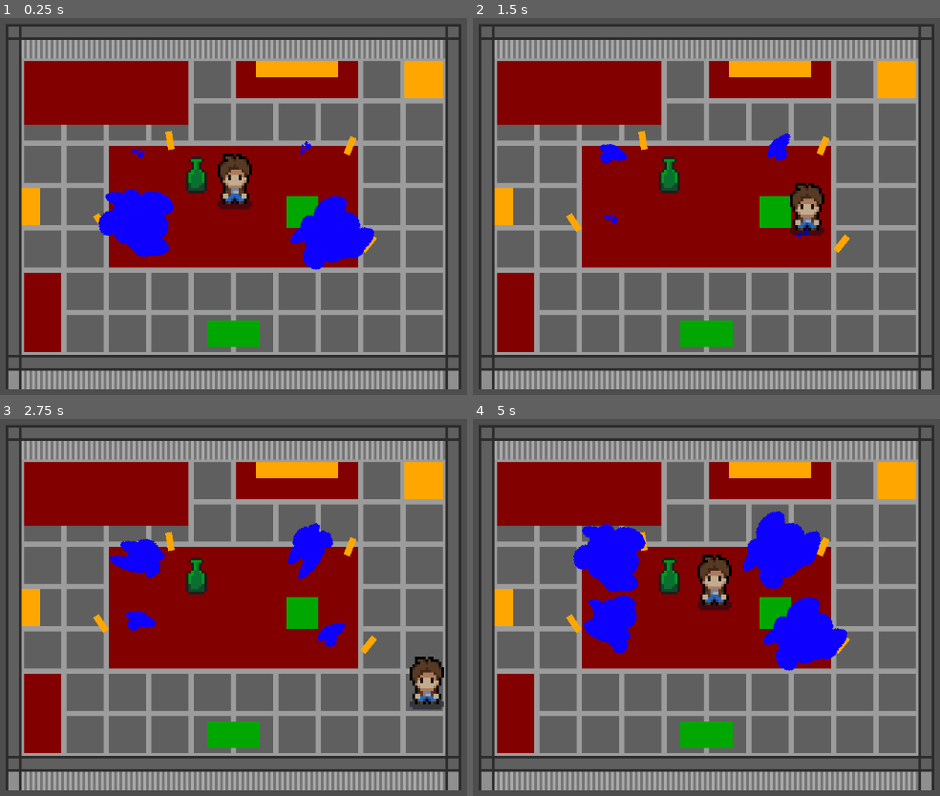
Above: before the commit, frames 1-4 (two rows, left to right).
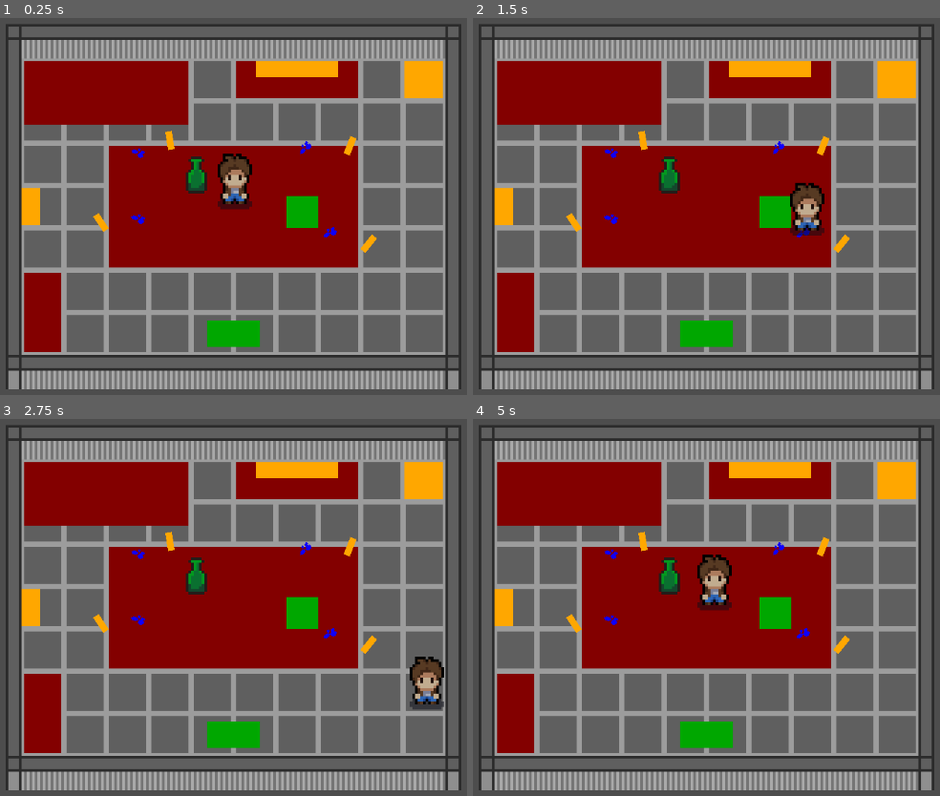
Above: after the commit, the same moments.

Repository: doneganmicah/BrackeysGameJam2024-2
Game: Godot game, scene res://scenes/level_proto.tscn
The game is run twice, just before and just after one commit, with the same random seed, the same clock (stepped at 60 frames per second) and the same inputs. This scene is started directly instead of the project's main scene.
Inputs:
- Up to frame 1 (0.25 s): no input
- Up to frame 2 (1.5 s): hold D (player_right) 0.53-1.28 s; tap E (player_interact) at 0.6, 1.35 s; hold S (player_down) from 1.28 s (still down)
- Up to frame 3 (2.75 s): release S (player_down) at 2.03 s; hold D (player_right) from 2.03 s (still down); tap E (player_interact) at 2.1 s
- Up to frame 4 (5 s): release D (player_right) at 2.78 s; hold W (player_up) 2.78-3.53 s; tap E (player_interact) at 2.85, 3.6, 4.35 s; hold A (player_left) from 3.53 s (still down)

The runs differ from the first frame. In frame 1, 4.1% of the frame differs, in the area x 21-81%, y 45-67%; in frame 2, 0.4%; in frame 3, 2.0%; in frame 4, 7.2%, in the area x 21-81%, y 24-67%.

Commit message:
Finished Bucket game

Diff:
--- a/assets/hazard_water_leak.tres
+++ b/assets/hazard_water_leak.tres
@@ -1,10 +1,6 @@
 [gd_resource type="SpriteFrames" load_steps=7 format=3 uid="uid://dlcln0yjt22yu"]
 
 [ext_resource type="Texture2D" uid="uid://cqorj10u0nllb" path="res://assets/placeholder_water_puddle.png" id="1_2h1to"]
-
-[sub_resource type="AtlasTexture" id="AtlasTexture_lfler"]
-atlas = ExtResource("1_2h1to")
-region = Rect2(0, 0, 64, 64)
 
 [sub_resource type="AtlasTexture" id="AtlasTexture_ed17i"]
 atlas = ExtResource("1_2h1to")
@@ -22,12 +18,13 @@
 atlas = ExtResource("1_2h1to")
 region = Rect2(64, 0, 64, 64)
 
+[sub_resource type="AtlasTexture" id="AtlasTexture_lfler"]
+atlas = ExtResource("1_2h1to")
+region = Rect2(0, 0, 64, 64)
+
 [resource]
 animations = [{
 "frames": [{
-"duration": 1.0,
-"texture": SubResource("AtlasTexture_lfler")
-}, {
 "duration": 1.0,
 "texture": SubResource("AtlasTexture_ed17i")
 }, {
@@ -39,8 +36,11 @@
 }, {
 "duration": 1.0,
 "texture": SubResource("AtlasTexture_wmotl")
+}, {
+"duration": 1.0,
+"texture": SubResource("AtlasTexture_lfler")
 }],
 "loop": true,
 "name": &"default",
-"speed": 1.0
+"speed": 0.0
 }]
--- a/scenes/hazards/hazard_water_leak.tscn
+++ b/scenes/hazards/hazard_water_leak.tscn
@@ -1,9 +1,9 @@
-[gd_scene load_steps=13 format=3 uid="uid://ckif30bwjtonq"]
+[gd_scene load_steps=19 format=3 uid="uid://ckif30bwjtonq"]
 
 [ext_resource type="PhysicsMaterial" uid="uid://db7taetd4wmjn" path="res://materials/physics/phy_mat_bucket.tres" id="1_iahnv"]
 [ext_resource type="Script" path="res://scripts/hazards/hazard_water_leak.gd" id="1_qhabx"]
-[ext_resource type="Texture2D" uid="uid://cigtt0p6jyn1" path="res://assets/placeholder_blocks.png" id="2_i2nm6"]
-[ext_resource type="SpriteFrames" uid="uid://dlcln0yjt22yu" path="res://assets/hazard_water_leak.tres" id="4_0qxjn"]
+[ext_resource type="Texture2D" uid="uid://cigtt0p6jyn1" path="res://assets/placeholder_assets/placeholder_blocks.png" id="2_i2nm6"]
+[ext_resource type="Texture2D" uid="uid://cqorj10u0nllb" path="res://assets/placeholder_water_puddle.png" id="4_02lvl"]
 
 [sub_resource type="RectangleShape2D" id="RectangleShape2D_ivmgs"]
 size = Vector2(7.98619, 7)
@@ -29,6 +29,49 @@
 [sub_resource type="CircleShape2D" id="CircleShape2D_0r74p"]
 radius = 5.0
 
+[sub_resource type="AtlasTexture" id="AtlasTexture_ed17i"]
+atlas = ExtResource("4_02lvl")
+region = Rect2(256, 0, 64, 64)
+
+[sub_resource type="AtlasTexture" id="AtlasTexture_3s06t"]
+atlas = ExtResource("4_02lvl")
+region = Rect2(192, 0, 64, 64)
+
+[sub_resource type="AtlasTexture" id="AtlasTexture_ago36"]
+atlas = ExtResource("4_02lvl")
+region = Rect2(128, 0, 64, 64)
+
+[sub_resource type="AtlasTexture" id="AtlasTexture_wmotl"]
+atlas = ExtResource("4_02lvl")
+region = Rect2(64, 0, 64, 64)
+
+[sub_resource type="AtlasTexture" id="AtlasTexture_lfler"]
+atlas = ExtResource("4_02lvl")
+region = Rect2(0, 0, 64, 64)
+
+[sub_resource type="SpriteFrames" id="SpriteFrames_txx6u"]
+animations = [{
+"frames": [{
+"duration": 1.0,
+"texture": SubResource("AtlasTexture_ed17i")
+}, {
+"duration": 1.0,
+"texture": SubResource("AtlasTexture_3s06t")
+}, {
+"duration": 1.0,
+"texture": SubResource("AtlasTexture_ago36")
+}, {
+"duration": 1.0,
+"texture": SubResource("AtlasTexture_wmotl")
+}, {
+"duration": 1.0,
+"texture": SubResource("AtlasTexture_lfler")
+}],
+"loop": true,
+"name": &"default",
+"speed": 0.0
+}]
+
 [sub_resource type="CircleShape2D" id="CircleShape2D_urp3s"]
 radius = 5.0
 
@@ -38,8 +81,14 @@
 [sub_resource type="CircleShape2D" id="CircleShape2D_lhhr4"]
 radius = 5.0
 
-[node name="HazardWaterLeak" type="Node2D"]
+[node name="HazardWaterLeak" type="Node2D" node_paths=PackedStringArray("puddle_tr", "puddle_br", "puddle_tl", "puddle_bl")]
 script = ExtResource("1_qhabx")
+time_till_puddle_recesses = 600
+puddle_target = 600
+puddle_tr = NodePath("Puddles/Puddle4/AnimatedSprite2D")
+puddle_br = NodePath("Puddles/Puddle2/AnimatedSprite2D")
+puddle_tl = NodePath("Puddles/Puddle1/AnimatedSprite2D")
+puddle_bl = NodePath("Puddles/Puddle3/AnimatedSprite2D")
 
 [node name="Bucket" type="RigidBody2D" parent="." groups=["Bucket"]]
 z_index = 10
@@ -66,7 +115,9 @@
 sprite_frames = SubResource("SpriteFrames_1huxy")
 autoplay = "default"
 
-[node name="Area2D" type="Area2D" parent="Bucket"]
+[node name="Area2D" type="Area2D" parent="Bucket" groups=["Bucket"]]
+collision_layer = 256
+collision_mask = 256
 
 [node name="CollisionShape2D" type="CollisionShape2D" parent="Bucket/Area2D"]
 position = Vector2(0, 1)
@@ -88,6 +139,8 @@
 z_index = 5
 position = Vector2(-37, -12)
 rotation = 0.319687
+collision_layer = 256
+collision_mask = 256
 
 [node name="CollisionShape2D" type="CollisionShape2D" parent="Puddles/Puddle1"]
 z_index = 5
@@ -95,7 +148,7 @@
 
 [node name="AnimatedSprite2D" type="AnimatedSprite2D" parent="Puddles/Puddle1"]
 scale = Vector2(0.442, 0.472)
-sprite_frames = ExtResource("4_0qxjn")
+sprite_frames = SubResource("SpriteFrames_txx6u")
 autoplay = "default"
 frame_progress = 0.76772
 
@@ -103,6 +156,8 @@
 z_index = 5
 position = Vector2(36, 19)
 rotation = -0.583854
+collision_layer = 256
+collision_mask = 256
 
 [node name="CollisionShape2D" type="CollisionShape2D" parent="Puddles/Puddle2"]
 z_index = 5
@@ -110,7 +165,7 @@
 
 [node name="AnimatedSprite2D" type="AnimatedSprite2D" parent="Puddles/Puddle2"]
 scale = Vector2(0.472, 0.472)
-sprite_frames = ExtResource("4_0qxjn")
+sprite_frames = SubResource("SpriteFrames_txx6u")
 autoplay = "default"
 frame_progress = 0.209651
 
@@ -118,6 +173,8 @@
 z_index = 5
 position = Vector2(-37, 13)
 rotation = 0.259347
+collision_layer = 256
+collision_mask = 256
 
 [node name="CollisionShape2D" type="CollisionShape2D" parent="Puddles/Puddle3"]
 z_index = 5
@@ -125,15 +182,15 @@
 
 [node name="AnimatedSprite2D" type="AnimatedSprite2D" parent="Puddles/Puddle3"]
 scale = Vector2(0.472, 0.472)
-sprite_frames = ExtResource("4_0qxjn")
-autoplay = "default"
-frame = 4
-frame_progress = 1.0
+sprite_frames = SubResource("SpriteFrames_txx6u")
+autoplay = "default"
 
 [node name="Puddle4" type="Area2D" parent="Puddles"]
 z_index = 5
 position = Vector2(27, -13)
 rotation = -0.924263
+collision_layer = 256
+collision_mask = 256
 
 [node name="CollisionShape2D" type="CollisionShape2D" parent="Puddles/Puddle4"]
 z_index = 5
@@ -141,6 +198,15 @@
 
 [node name="AnimatedSprite2D" type="AnimatedSprite2D" parent="Puddles/Puddle4"]
 scale = Vector2(0.472, 0.472)
-sprite_frames = ExtResource("4_0qxjn")
+sprite_frames = SubResource("SpriteFrames_txx6u")
 autoplay = "default"
 frame_progress = 0.926866
+
+[connection signal="area_entered" from="Puddles/Puddle1" to="." method="_on_puddle_area_entered" binds= [3]]
+[connection signal="area_exited" from="Puddles/Puddle1" to="." method="_on_puddle_area_exited" binds= [3]]
+[connection signal="area_entered" from="Puddles/Puddle2" to="." method="_on_puddle_area_entered" binds= [2]]
+[connection signal="area_exited" from="Puddles/Puddle2" to="." method="_on_puddle_area_exited" binds= [2]]
+[connection signal="area_entered" from="Puddles/Puddle3" to="." method="_on_puddle_area_entered" binds= [4]]
+[connection signal="area_exited" from="Puddles/Puddle3" to="." method="_on_puddle_area_exited" binds= [4]]
+[connection signal="area_entered" from="Puddles/Puddle4" to="." method="_on_puddle_area_entered" binds= [1]]
+[connection signal="area_exited" from="Puddles/Puddle4" to="." method="_on_puddle_area_exited" binds= [1]]
--- a/scenes/level_proto.tscn
+++ b/scenes/level_proto.tscn
@@ -157,11 +157,12 @@
 color = Color(1, 0.654902, 0, 1)
 polygon = PackedVector2Array(-10, -10, 10, -10, 10, 10, -10, 10)
 
-[node name="GameHandler" type="Node" parent="." node_paths=PackedStringArray("_player", "_interval_timer")]
+[node name="GameHandler" type="Node" parent="." node_paths=PackedStringArray("_player", "_interval_timer", "haz_water_leak")]
 script = ExtResource("1_jutxf")
-_time_multiplier = 10
+attempt_leak_max = 60
 _player = NodePath("../Player")
 _interval_timer = NodePath("Timer")
+haz_water_leak = NodePath("../HazardWaterLeak")
 
 [node name="Timer" type="Timer" parent="GameHandler"]
 script = SubResource("GDScript_tcg43")
@@ -169,5 +170,6 @@
 [node name="HazardWaterLeak" parent="." instance=ExtResource("3_rvoox")]
 z_index = 5
 position = Vector2(0, 3)
+time_till_puddle_recesses = 120
 
 [connection signal="timeout" from="GameHandler/Timer" to="GameHandler" method="_on_timer_timeout"]
--- a/scripts/game_controller.gd
+++ b/scripts/game_controller.gd
@@ -29,18 +29,28 @@
 @export_range(0, MAX_GAME_TIME) var current_time = 0: # The current time of the round
 	get: return current_time # Read-Only
 @export var _time_multiplier = 1 # Speed the game up for debugging purposes, this also multiplies upload speed
+
 @export_group("Hazards")
+var storm_intensity = 0;
+@export_subgroup("Water Leak")
+@export var attempt_leak_min = 15 # is the minimum amount of time between leak attemps
+@export var attempt_leak_max = 30 # is the maximum amount of time between leak attemps
+var time_since_last_leak = 0      # The time since the last leak attempt
 
 @export_category("Control Nodes")
 @export var _player : Player        # Instance of the player
 @export var _interval_timer : Timer # This is the instance of the Timer node which triggers every seccond
+@export_group("Hazards")
+@export var haz_water_leak : HazWaterLeak # instance of HazWaterLeak
 
 # Local variables
 var _timer_flag : bool # Raises to signify the timer has expired
+var rng = RandomNumberGenerator.new()
 
 # Called when the node enters the scene tree for the first time.
 func _ready() -> void:
-	start_game()
+	haz_water_leak.game_controller =  self as GameController
+	start_game() # will be called by player at some point
 	pass # Replace with function body.
 
 
@@ -53,6 +63,7 @@
 # This function is used to start the game round
 func start_game() -> void:
 	print("starting game")
+	rng.set_seed(Time.get_ticks_usec())
 	_interval_timer.start() # Start the timer
 
 # This function is used to stop the game and cleanup
@@ -67,22 +78,55 @@
 	# Tick up the progression and timer
 	upload_progression += (upload_speed + upload_booster) * abs(_time_multiplier) # can also be affected by the time multiplier
 	current_time += 1 * abs(_time_multiplier)
-
+	# May need tweaked if end_time is changed
+	storm_intensity = abs(pow(current_time * 0.011, 2) + sin(current_time * 0.1) + sin(current_time * 0.001 + 1) + sin(current_time * 0.05 + 10))
+	storm_intensity = int(clamp(storm_intensity, 0, 10))
 	# Upload finished before time expired
 	if(upload_progression >= upload_target):
-		win_game()
+		pass #win_game()
 	# Time expired before upload finished
 	if(current_time >= end_time):
-		lose_game()
+		pass #lose_game()
 
 	# DEBUG PRINTS
-	print("Upload Progress:")
-	print("{up}/{ut}".format({"up": upload_progression, "ut": upload_target}))
-	var percent = map(upload_progression, 0, upload_target, 0, 100)
-	print("{perc}%".format({"perc": percent }))
-	print("Game Time:")
-	print(current_time)
-	print(get_clock_time())
+	#print("Upload Progress:")
+	#print("{up}/{ut}".format({"up": upload_progression, "ut": upload_target}))
+	#var percent = map(upload_progression, 0, upload_target, 0, 100)
+	#print("{perc}%".format({"perc": percent }))
+	#print("Game Time:")
+	#print(current_time)
+	#print(get_clock_time())
+	#print("storm intensity")
+	#print(storm_intensity)
+
+	# Hazard management
+	time_since_last_leak += 1
+
+	# Should attempt spawn water leak hazard
+	# Time to leak is determined by mapping storm_intensity (a value 0-10)
+	# against a max amount of time to spawn and min amount to spawn
+	# meaning if the storm is high in intensity the time till next spawn will be shorter
+	var time_to_leak = map(storm_intensity, 0, 10, attempt_leak_max, attempt_leak_min)
+	var attempt = rng.randi_range(0, 100)
+
+	# we reached the time to spawn so spawn and reset the attempt timer
+	if (time_since_last_leak >= time_to_leak):
+		haz_water_leak.haz_attempt_spawn()
+		time_since_last_leak = 0
+	else:
+		# This may need some bias modifier.
+		# But we calculate the percentage of the the time since we last spawned and the next spawn time
+		# and then roll against that with the chance to spawn
+		# Example: tsll = 3, ttl = 15, at = 76 will result in  IF 76 < 20: then spawn
+		if attempt < (time_since_last_leak / time_to_leak * 100):
+			haz_water_leak.haz_attempt_spawn()
+			time_since_last_leak = 0
+
+
+	# Hazard ticks
+	haz_water_leak.haz_tick() # Tick the water leak hazard
+
+
 # A game winning condition has been met.
 func win_game():
 	print("The game has been won")
--- a/scripts/hazards/hazard_water_leak.gd
+++ b/scripts/hazards/hazard_water_leak.gd
@@ -7,58 +7,122 @@
 ################################################################################
 ##                                 Enumerators                                ##
 ################################################################################
-enum {PUDDLE_TR, PUDDLE_BR, PUDDLE_TL, PUDDLE_BL}
+enum {PUDDLE_TR = 1, PUDDLE_BR = 2, PUDDLE_TL = 3, PUDDLE_BL = 4}
 
 ################################################################################
 ##                                  Variables                                 ##
 ################################################################################
 @export_category("Hazard Settings")
+@export_group("Puddles")
+@export var time_till_puddle_kills    = 15 # The time in seconds for a puddle to KILL (from start)
+@export var time_till_puddle_recesses = 30 # The time in seconds for a puddle to shrink (from full)
+@export var puddle_max_size = 4
+@export var puddle_target = 500
+@export var chance_no_drip = 10 # The percent chance that leaking stops and or doesnt start
 
 @export_category("Hazard Nodes")
-@export var _puddle_tr : Area2D # The puddle in the top    right of the rug
-@export var _puddle_br : Area2D # The puggle in the bottom right of the rug
-@export var _puddle_tl : Area2D # The puddle in the top    left  of the rug
-@export var _puddle_bl : Area2D # The puddle in the bottom left  of the rug
-@export var game_controller : int# instance of the game controller
+@export var puddle_tr : AnimatedSprite2D # The puddle in the top    right of the rug
+@export var puddle_br : AnimatedSprite2D # The puggle in the bottom right of the rug
+@export var puddle_tl : AnimatedSprite2D # The puddle in the top    left  of the rug
+@export var puddle_bl : AnimatedSprite2D # The puddle in the bottom left  of the rug
 
-# Called when the node enters the scene tree for the first time.
+var game_controller : GameController: # instance of the game controller
+	set(value): game_controller = value
+var puddles = [] # An array of puddles
+
+var rng = RandomNumberGenerator.new()
+
+# Called when the node is created
 func _ready() -> void:
-	pass # Replace with function body.
+	rng.set_seed(Time.get_ticks_usec())
+	puddles = [Puddle.new(PUDDLE_TR, self, puddle_tr), Puddle.new(PUDDLE_BR, self, puddle_br),Puddle.new(PUDDLE_TL, self, puddle_tl),Puddle.new(PUDDLE_BL, self, puddle_bl)]
 
+# called to tick hazard events
+func haz_tick():
+	for puddle : Puddle in puddles:
+		puddle.tick()
 
-# Called every frame. 'delta' is the elapsed time since the previous frame.
-func _process(delta: float) -> void:
+# Attempts to spawn a new hazard
+func haz_attempt_spawn():
+	var new_drip = rng.randi_range(1, 4)
+	var no_drip = rng.randi_range(0,100)
+	for puddle : Puddle in puddles:
+		# If the puddle is chosen and there is a chance for a drip
+		if(puddle.puddle_id == new_drip and no_drip > chance_no_drip):
+			puddle.leaking = true
+		else: # turn the drip off
+			puddle.leaking = false
+
+func puddle_overflowed(puddle_id):
+	print("Bucket overflowed")
+	# Run consequence
 	pass
 
-func puddle_overflowed(puddle_id):
-	pass
+################################################################################
+##                                  Callbacks                                 ##
+################################################################################
+# Gets called when the puddles area is entered by the bucket
+# A puddle ID enum is passed to this signal to determine which puddle the bucket is on
+# Area should be on layer 9 so only bucket can be detected
+func _on_puddle_area_entered(area: Area2D, extra_arg_0: int) -> void:
+	if area.is_in_group("Bucket"): # double check is bucket, you never know
+		for puddle : Puddle in puddles:
+			# If the puddle is the one that was entered set bucketed to true
+			if(puddle.puddle_id == extra_arg_0):
+				puddle.bucketed = true
+			else: # we can make the assumption that the bucket isnt elsewhere
+				puddle.bucketed = false
 
+# similar to the on entered signal but is used to determin when the bucket has left
+# A puddle ID enum is passed to this signal to determine which puddle the bucket is on
+# Area should be on layer 9 so only bucket can be detected
+func _on_puddle_area_exited(area: Area2D, extra_arg_0: int) -> void:
+	if area.is_in_group("Bucket"): # double check is bucket, you never know
+		for puddle : Puddle in puddles:
+			# If the puddle is the one that was entered set bucketed to true
+			if(puddle.puddle_id == extra_arg_0):
+				puddle.bucketed = false
+
+################################################################################
+##                               Member Class                                 ##
+################################################################################
 # An instance of a puddle
-class puddle:
-	@export_category("Hazard Settings")
-	@export_group("Puddles")
-	@export var time_till_puddle_kills    = 15 # The time in seconds for a puddle to KILL (from start)
-	@export var time_till_puddle_recesses = 30 # The time in seconds for a puddle to shrink (from full)
-	@export var puddle_size = 0
-	@export var puddle_max_size = 5
-	@export var puddle_progression = 0
-	@export var puddle_target = 500
+class Puddle:
+	var puddle_size = 0        # Size of the puddle in sprite indexes
+	var puddle_progression = 0 # The size of the puddle in game code
+	var puddle_id = 0          # What puddle am I
+	var puddle_grow_speed      # grow speed calculated
+	var puddle_shrink_speed    # shrink speed calculated
+	var bucketed = false       # If the puddle has a bucket on it
+	var leaking = false         # Am I leaking?
+	var haz : HazWaterLeak     # Instance of the hazard
+	var sprite : AnimatedSprite2D
 
-	var puddle_id = 0
-	var puddle_grow_speed   = puddle_target / time_till_puddle_kills
-	var puddle_shrink_speed = puddle_target / time_till_puddle_recesses
-	var bucketed = false
-	var hazard : HazWaterLeak
+	# Constructor
+	func _init(puddle_id, hazard : HazWaterLeak, sprite : AnimatedSprite2D) -> void:
+		self.puddle_id = puddle_id
+		self.haz = hazard
+		self.sprite = sprite
+		puddle_grow_speed   = haz.puddle_target / haz.time_till_puddle_kills
+		puddle_shrink_speed = haz.puddle_target / haz.time_till_puddle_recesses
 
-	func _init(puddle_id, hazard : HazWaterLeak) -> void:
-		self.puddle_id = puddle_id
-		self.hazard = hazard
+	# Ticks called every second and checks if puddle overflows
+	func tick():
+		#debug print
+		if(leaking):
+			print("Puddle {id}".format({"id": puddle_id}))
+			print("Bucket: {b}".format({"b": bucketed}))
+			print("{pp}/{pt}".format({"pp": puddle_progression, "pt": haz.puddle_target}))
 
-	func tick():
-		if(bucketed): # Start recessing
-			puddle_progression = clamp(puddle_progression - puddle_shrink_speed, 0, puddle_target)
-		else:         # Start growing
-			puddle_progression = clamp(puddle_progression + puddle_grow_speed, 0, puddle_target)
+		# update the puddle progressions
+		if(bucketed or !leaking): # Start recessing
+			puddle_progression = clamp(puddle_progression - puddle_shrink_speed, 0, haz.puddle_target)
+		elif(leaking and !bucketed):         # Start growing
+			puddle_progression = clamp(puddle_progression + puddle_grow_speed, 0, haz.puddle_target)
 			# Has the puddle maxxed and overflowed
-			if(puddle_progression >= puddle_target):
-				hazard.puddle_overflowed(puddle_id)
+			if(puddle_progression >= haz.puddle_target):
+				haz.puddle_overflowed(puddle_id)
+
+		# update the puddle sprite  # also this line is pain just let me create a util class and let me include that its not that hard i dont want to have to write the same funciton in every class or do weird object chaining or write global scene scripts have to load them and pull from that with children. I just want to include util.gd thats all.
+		puddle_size = clamp(haz.game_controller.map(puddle_progression, 0, haz.puddle_target, 0, haz.puddle_max_size), 0, haz.puddle_max_size)
+		sprite.set_frame(puddle_size)
